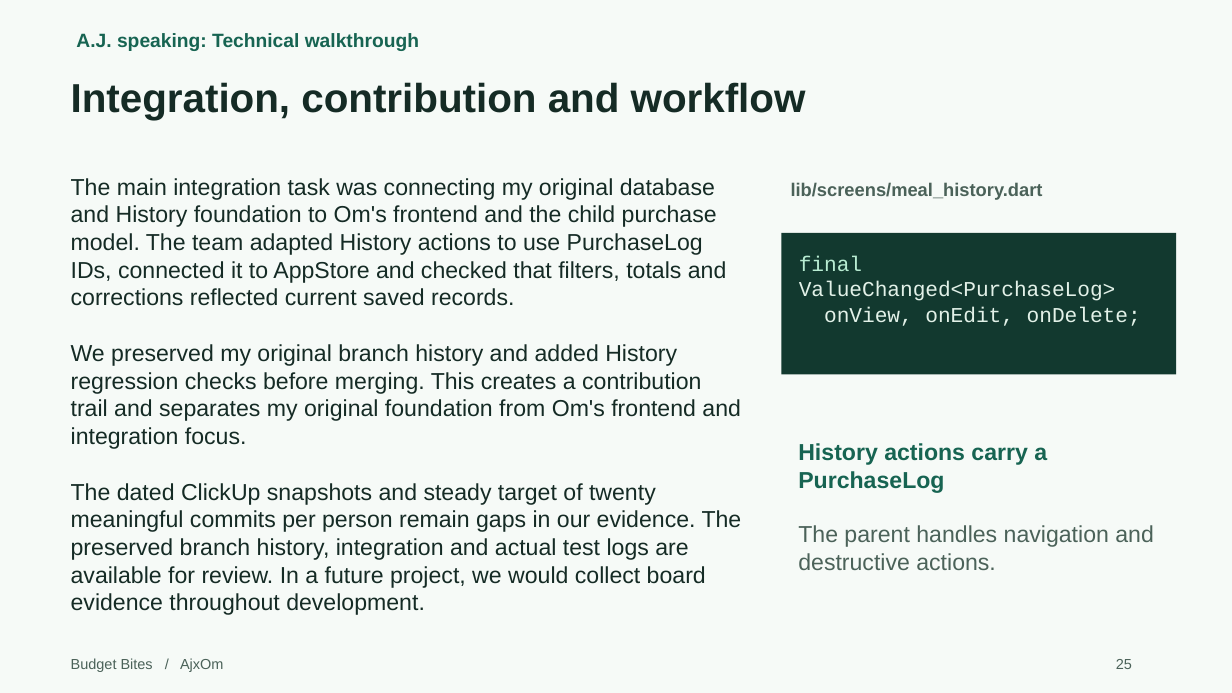
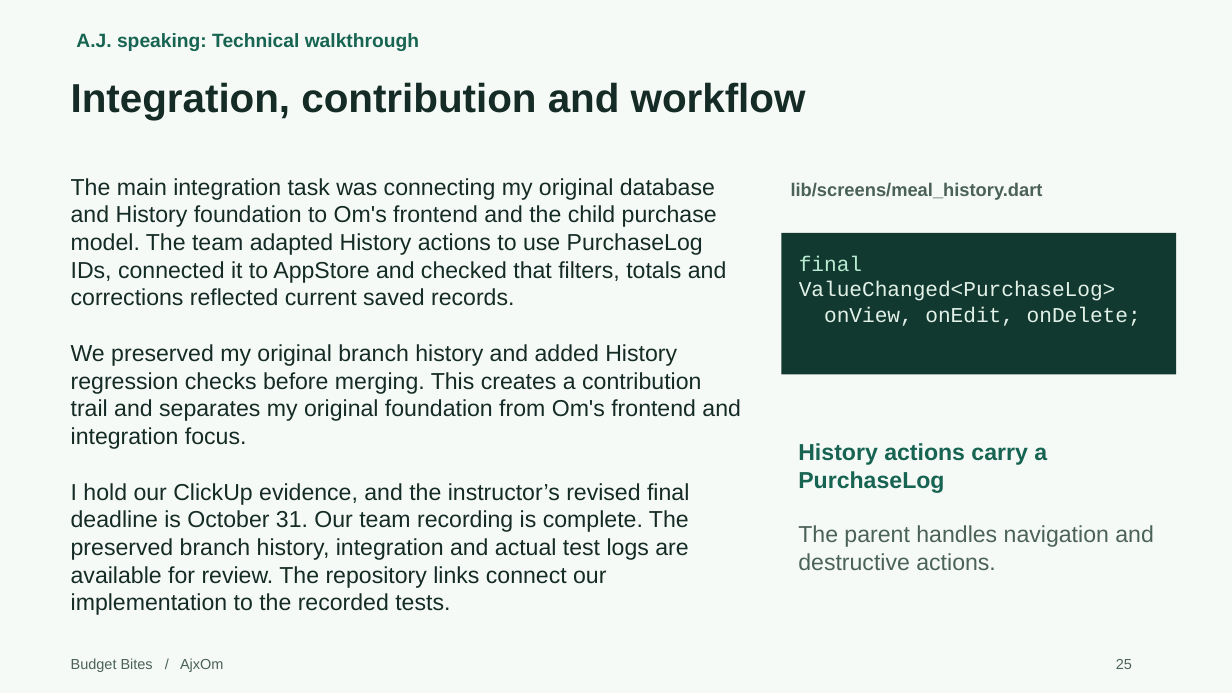
Before and after one commit to Omswaroopreddyudumula/ajxom-budget-bites, a slide deck: slide 25 of submission/Project1_Presentation.pptx. Drawn at 1232x693 pixels with LibreOffice and Linux fonts; fonts in the diff are those of the drawing. Boxes give left, top, right and bottom in pixels: in the first picture for what was removed or moved away, otherwise in the second. Text is boxed around its words. In the diff, an @@ line names an element or a change of style, - is before the commit and + after.

Commit message:
Correct revised deadline and team-confirmed delivery status

```diff
--- a/submission/Project1_Presentation.pptx
+++ b/submission/Project1_Presentation.pptx
@@ text at [71, 483, 689, 615]: text changed @@
-The dated ClickUp snapshots and steady target of twenty meaningful commits per person remain gaps in our evidence. The preserved branch history, integration and actual test logs are available for review. In a future project, we would collect board evidence throughout development.
+I hold our ClickUp evidence, and the instructor’s revised final deadline is October 31. Our team recording is complete. The preserved branch history, integration and actual test logs are available for review. The repository links connect our implementation to the recorded tests.
```
Also in this commit, not shown: 7 other files.
